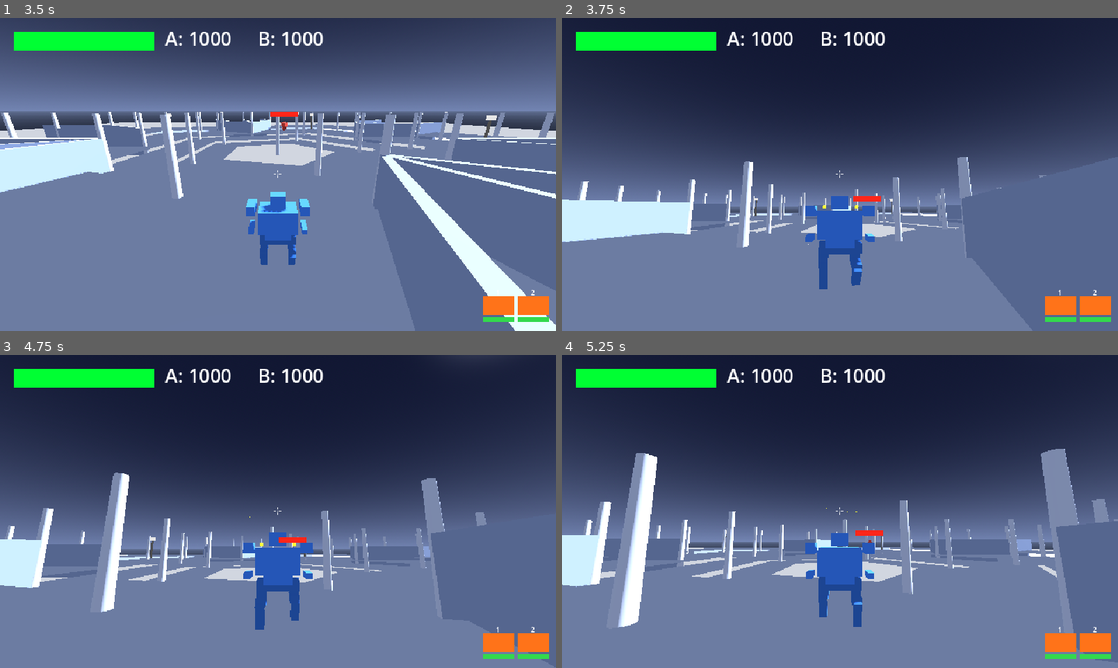
Above: before the commit, frames 1-4 (two rows, left to right).
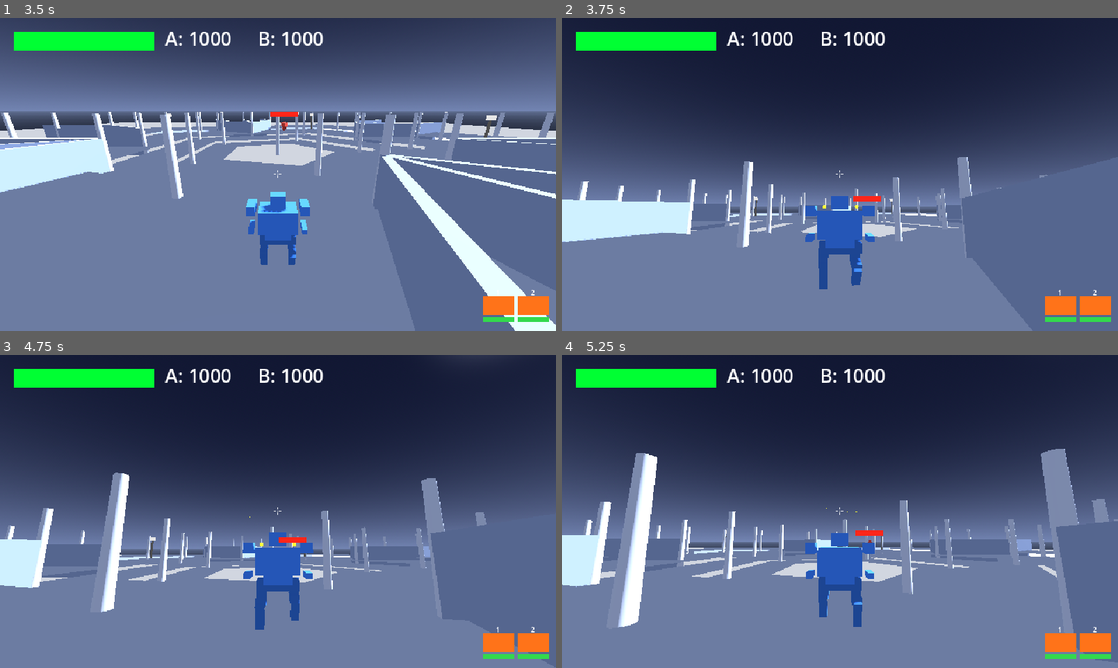
Above: after the commit, the same moments.

Repository: jonathandaley/Hardpoint
Game: Godot game, scene res://scenes/ui/TitleScreen.tscn
The game is run twice, just before and just after one commit, with the same random seed, the same clock (stepped at 60 frames per second) and the same inputs.
Inputs (mouse positions are in pixels of both pictures, inside the frame that each line leads up to):
- Up to frame 1 (3.5 s): tap Enter (ui_accept) at 0.5, 0.77 s; move the mouse to (400, 158) at 0.52 s; press the mouse at (400, 158) at 0.53 s; hold D (move_right) 0.53-1.25 s; release the mouse at (400, 158) at 1.25 s; click "MECH" at 1.25 s; click "PILOT" at 2 s; click "FIND MATCH" at 2.75 s
- Up to frame 2 (3.75 s): move the mouse to (812, 174) at 3.52 s; hold W (move_forward) from 3.53 s (still down); right-click (812, 174) at 3.6 s
- Up to frame 3 (4.75 s): keep holding W (move_forward); tap Enter (ui_accept) at 3.77 s; move the mouse to (289, 505) at 4.27 s; press the mouse at (289, 505) at 4.28 s
- Up to frame 4 (5.25 s): keep holding W (move_forward); move the mouse to (834, 517) at 5.02 s; release the mouse at (834, 517) at 5.03 s; right-click (834, 517) at 5.1 s

Frame 1 is identical in both runs. In frame 2, less than 0.1% of the frame differs, in the area x 1-88%, y 44-86%; in frame 3, less than 0.1%; in frame 4, less than 0.1%.

Commit message:
Phase 3a: camera shake on weapon fire
WeaponBase gains shake_magnitude export; Mech._process owns camera_arm
pitch so shake decays smoothly over 0.15s without fighting _handle_look.
ProjectileGun=0.03rad, RaycastGun=0.015rad.

Co-Authored-By: Claude Sonnet 4.6 <noreply@anthropic.com>

Diff:
--- a/scenes/weapons/ProjectileGun.tscn
+++ b/scenes/weapons/ProjectileGun.tscn
@@ -11,6 +11,7 @@
 
 [node name="ProjectileGun" type="Node3D"]
 script = ExtResource("1")
+shake_magnitude = 0.03
 
 [node name="GunBody" type="MeshInstance3D" parent="."]
 position = Vector3(0, 0, -0.25)
--- a/scenes/weapons/RaycastGun.tscn
+++ b/scenes/weapons/RaycastGun.tscn
@@ -19,6 +19,7 @@
 
 [node name="RaycastGun" type="Node3D"]
 script = ExtResource("1")
+shake_magnitude = 0.015
 
 [node name="GunBody" type="MeshInstance3D" parent="."]
 position = Vector3(0, 0, -0.22)
--- a/scripts/Mech.gd
+++ b/scripts/Mech.gd
@@ -37,6 +37,10 @@
 var _weapons: Array = []
 var _active_set: Array = []  # parallel bool array; true = included in right-click subset
 
+const _SHAKE_DURATION := 0.15
+var _shake_intensity: float = 0.0
+var _shake_timer: float = 0.0
+
 var walk_speed: float:
 	get: return base_walk_speed * _modifiers.get("walk_speed", 1.0)
 
@@ -45,6 +49,18 @@
 	health = max_health
 	_setup_weapon_owners()
 	_build_weapon_list()
+
+func _process(delta: float) -> void:
+	if _shake_timer > 0.0:
+		_shake_timer = maxf(0.0, _shake_timer - delta)
+		var frac := _shake_timer / _SHAKE_DURATION
+		camera_arm.rotation.x = _camera_pitch + randf_range(-_shake_intensity, _shake_intensity) * frac
+	else:
+		camera_arm.rotation.x = _camera_pitch
+
+func apply_camera_shake(magnitude: float) -> void:
+	_shake_intensity = magnitude
+	_shake_timer = _SHAKE_DURATION
 
 func _get_hardpoints() -> Array:
 	var hps: Array = []
@@ -182,7 +198,7 @@
 	var sens: float = Game.settings.get("mouse_sensitivity", 0.003)
 	torso.rotate_y(-look.x * sens)
 	_camera_pitch = clamp(_camera_pitch - look.y * sens, -1.2, 0.4)
-	camera_arm.rotation.x = _camera_pitch
+	# camera_arm.rotation.x is owned by _process (shake + pitch combined)
 
 func _handle_movement(delta: float) -> void:
 	var dir2d: Vector2 = _input_source.get_move_direction()
--- a/scripts/WeaponBase.gd
+++ b/scripts/WeaponBase.gd
@@ -14,6 +14,7 @@
 @export var magazine_type: MagazineType = MagazineType.FIXED
 @export var reload_time: float = 1.5   # FIXED: seconds to reload full magazine
 @export var refill_rate: float = 5.0   # REFILLING: ammo per second
+@export var shake_magnitude: float = 0.0  # radians; 0 = no shake
 
 var owner_mech: Node3D = null   # set by Mech._setup_weapon_owners() at ready time
 var ammo: int = -1
@@ -58,6 +59,8 @@
 		return
 	_cooldown = 1.0 / fire_rate
 	_do_fire()
+	if shake_magnitude > 0.0 and owner_mech != null and owner_mech.has_method("apply_camera_shake"):
+		owner_mech.apply_camera_shake(shake_magnitude)
 	if max_ammo >= 0:
 		ammo -= 1
 		if ammo <= 0 and magazine_type == MagazineType.FIXED:
Not shown, changed: STATUS.md
